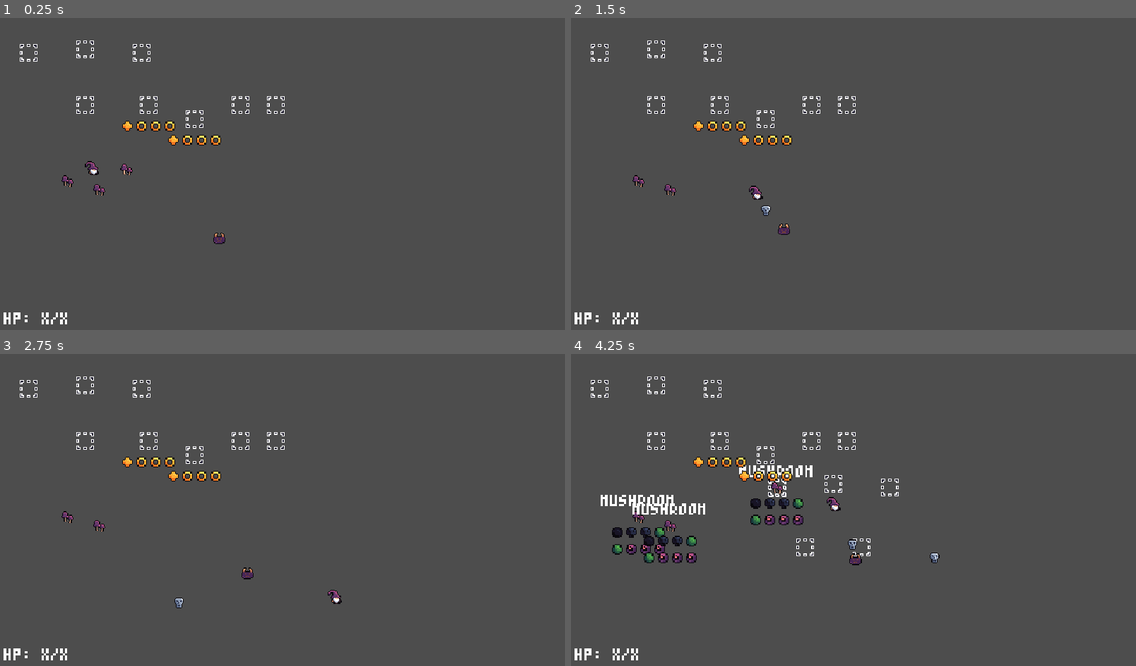
Above: before the commit, frames 1-4 (two rows, left to right).
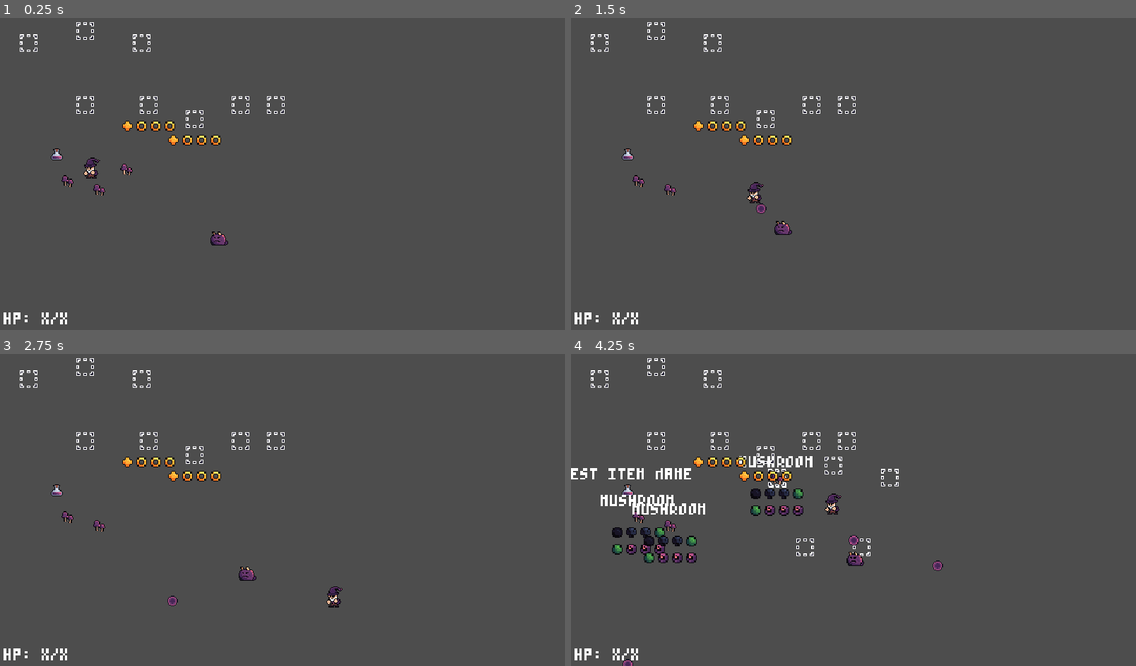
Above: after the commit, the same moments.

Repository: Felix1Stein/godot-alchemist-renew
Game: Godot game, scene res://Scenes/main.tscn
Same seed, same stepped clock (60 frames per second), same inputs: the game is played once before the commit and once after it.
Inputs (mouse positions are in pixels of both pictures, inside the frame that each line leads up to):
- Up to frame 1 (0.25 s): no input
- Up to frame 2 (1.5 s): tap Enter at 0.5 s; move the mouse to (977, 155) at 0.52 s; hold D (move_right_p1) 0.53-1.28 s; right-click (977, 155) at 0.6 s; move the mouse to (740, 186) at 1.27 s; hold S (move_down_p1) from 1.28 s (still down); click (740, 186) at 1.35 s
- Up to frame 3 (2.75 s): move the mouse to (339, 438) at 2.02 s; release S (move_down_p1) at 2.03 s; hold D (move_right_p1) from 2.03 s (still down); tap Shift (dash_p1) at 2.1 s
- Up to frame 4 (4.25 s): move the mouse to (825, 572) at 2.77 s; release D (move_right_p1) at 2.78 s; hold W (move_up_p1) 2.78-3.53 s; tap E (interact_p1) at 2.85 s; move the mouse to (1023, 553) at 3.52 s; hold A (move_left_p1) from 3.53 s (still down); tap K (toggle_tooltips) at 3.6 s; tap Ctrl (toggle_inventory_p1) at 4.15 s

The runs differ from the first frame. In frame 1, 0.6% of the frame differs, in the area x 3-41%, y 1-73%; in frame 2, 0.7%; in frame 3, 0.7%; in frame 4, 2.5%, in the area x 0-66%, y 1-100%.

Commit message:
Improved Enemy and Projectiles

Diff:
--- a/Prefabs/Ingredient.tscn
+++ b/Prefabs/Ingredient.tscn
@@ -7,6 +7,8 @@
 radius = 8.0
 
 [node name="Ingredient" type="Area2D" node_paths=PackedStringArray("item_renderer")]
+collision_layer = 8
+collision_mask = 16
 script = ExtResource("2_anlel")
 item_renderer = NodePath("IngredientRenderer")
 
--- a/Prefabs/Inventory.tscn
+++ b/Prefabs/Inventory.tscn
@@ -4,7 +4,7 @@
 [ext_resource type="Texture2D" uid="uid://c1gi4nig56rx" path="res://Assets/UserInterface/TriggerArea.png" id="2_skgp0"]
 
 [sub_resource type="CircleShape2D" id="CircleShape2D_yp4ax"]
-radius = 8.0
+radius = 12.0
 
 [node name="Inventory" type="Area2D" node_paths=PackedStringArray("item_slot_node", "item_selector_node", "drop_position_node")]
 collision_layer = 8
@@ -15,7 +15,7 @@
 drop_position_node = NodePath("ItemDropPosition")
 
 [node name="ItemDropPosition" type="Node2D" parent="."]
-position = Vector2(0, -21)
+position = Vector2(0, -29)
 
 [node name="CollisionShape2D" type="CollisionShape2D" parent="."]
 shape = SubResource("CircleShape2D_yp4ax")
@@ -30,17 +30,17 @@
 
 [node name="Slot0" type="Sprite2D" parent="ItemSlotNode"]
 texture_filter = 1
-position = Vector2(-64, -20)
+position = Vector2(-64, -31)
 texture = ExtResource("2_skgp0")
 
 [node name="Slot1" type="Sprite2D" parent="ItemSlotNode"]
 texture_filter = 1
-position = Vector2(0, -24)
+position = Vector2(0, -45)
 texture = ExtResource("2_skgp0")
 
 [node name="Slot2" type="Sprite2D" parent="ItemSlotNode"]
 texture_filter = 1
-position = Vector2(64, -20)
+position = Vector2(64, -31)
 texture = ExtResource("2_skgp0")
 
 [connection signal="area_entered" from="." to="." method="_on_area_entered"]
--- a/Prefabs/Inventory_Equipment.tscn
+++ b/Prefabs/Inventory_Equipment.tscn
@@ -4,7 +4,7 @@
 [ext_resource type="Texture2D" uid="uid://c1gi4nig56rx" path="res://Assets/UserInterface/TriggerArea.png" id="2_ovwhm"]
 
 [sub_resource type="CircleShape2D" id="CircleShape2D_yp4ax"]
-radius = 8.0
+radius = 12.0
 
 [node name="Equipment_Inventory" type="Area2D" node_paths=PackedStringArray("item_slot_node", "item_selector_node", "drop_position_node")]
 collision_layer = 8
--- a/Prefabs/Item.tscn
+++ b/Prefabs/Item.tscn
@@ -7,6 +7,8 @@
 radius = 6.0
 
 [node name="Item" type="Area2D" node_paths=PackedStringArray("item_renderer")]
+collision_layer = 16
+collision_mask = 8
 script = ExtResource("1_kcuyx")
 item_renderer = NodePath("ItemRenderer")
 
--- a/Prefabs/Player.tscn
+++ b/Prefabs/Player.tscn
@@ -5,21 +5,21 @@
 [ext_resource type="Script" path="res://Scripts/Components/PlayerMovement.gd" id="3_tkdwy"]
 [ext_resource type="Script" path="res://Scripts/Components/PlayerInventoryManager.gd" id="4_2ajif"]
 [ext_resource type="Script" path="res://Scripts/Components/AttackManager.gd" id="4_ge5q2"]
-[ext_resource type="Texture2D" uid="uid://cy2xl0vwco18c" path="res://Assets/Characters/Wizzard.png" id="4_kcavx"]
 [ext_resource type="PackedScene" uid="uid://df3h7qev1b10s" path="res://Prefabs/Projectile.tscn" id="5_m6eus"]
 [ext_resource type="PackedScene" uid="uid://ca66btq5a5yue" path="res://Prefabs/Inventory.tscn" id="5_q7ju7"]
 [ext_resource type="PackedScene" uid="uid://dwrxxsspbsq1f" path="res://Prefabs/Inventory_Equipment.tscn" id="6_2u3sn"]
+[ext_resource type="Texture2D" uid="uid://cf48xwu5vrih4" path="res://Assets/Characters/WizzardLarge.png" id="7_1u6t6"]
 [ext_resource type="Script" path="res://Scripts/Components/HealthManager.gd" id="8_lpnq2"]
 [ext_resource type="Script" path="res://Scripts/Components/DamageManager.gd" id="9_ulep0"]
 
 [sub_resource type="RectangleShape2D" id="RectangleShape2D_vmpq1"]
-size = Vector2(16, 16)
+size = Vector2(14, 21)
 
 [sub_resource type="RectangleShape2D" id="RectangleShape2D_h1nrs"]
-size = Vector2(18, 19)
+size = Vector2(16, 23)
 
 [sub_resource type="RectangleShape2D" id="RectangleShape2D_7v2hc"]
-size = Vector2(18, 19)
+size = Vector2(18, 24)
 
 [node name="Player" type="CharacterBody2D" node_paths=PackedStringArray("player_movement", "player_inventory_manager", "sprite", "health_manager", "damage_manager")]
 script = ExtResource("1_0hqv5")
@@ -54,9 +54,11 @@
 
 [node name="Sprite" type="Sprite2D" parent="."]
 texture_filter = 1
-texture = ExtResource("4_kcavx")
+position = Vector2(-0.5, 0)
+texture = ExtResource("7_1u6t6")
 
 [node name="CollisionBox" type="CollisionShape2D" parent="."]
+position = Vector2(-1, 0.5)
 shape = SubResource("RectangleShape2D_vmpq1")
 debug_color = Color(0, 0, 0, 0.454902)
 
@@ -67,7 +69,7 @@
 faction = 0
 
 [node name="Hurtbox" type="CollisionShape2D" parent="HealthManager"]
-position = Vector2(0, 0.5)
+position = Vector2(-1, 0.5)
 shape = SubResource("RectangleShape2D_h1nrs")
 debug_color = Color(0.921569, 0, 0.254902, 0.227451)
 
@@ -78,7 +80,7 @@
 faction = 0
 
 [node name="Attackbox" type="CollisionShape2D" parent="DamageManager"]
-position = Vector2(0, 0.5)
+position = Vector2(-1, 0)
 shape = SubResource("RectangleShape2D_7v2hc")
 debug_color = Color(0.87451, 0.34902, 0.294118, 0.270588)
 
--- a/Prefabs/Potion.tscn
+++ b/Prefabs/Potion.tscn
@@ -7,6 +7,8 @@
 radius = 8.0
 
 [node name="Potion" type="Area2D" node_paths=PackedStringArray("item_renderer")]
+collision_layer = 8
+collision_mask = 16
 script = ExtResource("1_pp1sa")
 item_renderer = NodePath("IngredientRenderer")
 
--- a/Prefabs/Projectile.tscn
+++ b/Prefabs/Projectile.tscn
@@ -1,10 +1,10 @@
 [gd_scene load_steps=10 format=3 uid="uid://df3h7qev1b10s"]
 
 [ext_resource type="Script" path="res://Scripts/Components/Projectile.gd" id="1_rs14p"]
-[ext_resource type="Texture2D" uid="uid://b0djf7ak4wsq2" path="res://Assets/Characters/Skull.png" id="2_1s5g2"]
 [ext_resource type="Script" path="res://Scripts/DataContainers/ProjectileData.gd" id="2_je5i6"]
 [ext_resource type="Script" path="res://Scripts/DataContainers/DamageData.gd" id="2_oup66"]
 [ext_resource type="Script" path="res://Scripts/Components/DamageManager.gd" id="3_j30aw"]
+[ext_resource type="Texture2D" uid="uid://brvvwowvcrm4o" path="res://Assets/Projectiles/ProjectileVioletLarge.png" id="4_ctp4j"]
 
 [sub_resource type="Resource" id="Resource_j5oat"]
 script = ExtResource("2_oup66")
@@ -23,13 +23,14 @@
 radius = 6.0
 
 [node name="Projectile" type="Area2D" node_paths=PackedStringArray("damage_manager")]
+collision_layer = 16
 script = ExtResource("1_rs14p")
 projectile_data = SubResource("Resource_cgjky")
 damage_manager = NodePath("DamageManager")
 
 [node name="Sprite" type="Sprite2D" parent="."]
 texture_filter = 1
-texture = ExtResource("2_1s5g2")
+texture = ExtResource("4_ctp4j")
 
 [node name="CollisionBox" type="CollisionShape2D" parent="."]
 shape = SubResource("CircleShape2D_ta8mo")
--- a/Resources/PlayerResource.tres
+++ b/Resources/PlayerResource.tres
@@ -6,7 +6,7 @@
 [ext_resource type="Script" path="res://Scripts/DataContainers/InputBindingData.gd" id="3_itskq"]
 [ext_resource type="Script" path="res://Scripts/DataContainers/InventoryData.gd" id="3_t2xli"]
 [ext_resource type="Script" path="res://Scripts/DataContainers/PlayerData.gd" id="4_epkx2"]
-[ext_resource type="Texture2D" uid="uid://cy2xl0vwco18c" path="res://Assets/Characters/Wizzard.png" id="5_w4rja"]
+[ext_resource type="Texture2D" uid="uid://cf48xwu5vrih4" path="res://Assets/Characters/WizzardLarge.png" id="7_ohhvg"]
 
 [sub_resource type="Curve" id="Curve_sml6q"]
 max_value = 6.0
@@ -57,7 +57,7 @@
 [resource]
 script = ExtResource("4_epkx2")
 player_name = "PLAYER 1"
-texture = ExtResource("5_w4rja")
+texture = ExtResource("7_ohhvg")
 health = SubResource("Resource_qgn7e")
 damage = SubResource("Resource_rihn4")
 inventory = SubResource("Resource_vr7hp")
--- a/Scenes/main.tscn
+++ b/Scenes/main.tscn
@@ -10,14 +10,25 @@
 [ext_resource type="FontFile" uid="uid://cutaxq6g3wp0b" path="res://Assets/Fonts/MonoSpaceMicroFont.png" id="6_iq147"]
 [ext_resource type="PackedScene" uid="uid://dru6iisxs5fu1" path="res://Prefabs/PotionGenerationPipeline/PotionCreator.tscn" id="6_k8wag"]
 [ext_resource type="Script" path="res://Scripts/Components/EnemyBehavior.gd" id="7_aslfw"]
-[ext_resource type="Texture2D" uid="uid://bmeaqe0n2f7ks" path="res://Assets/Characters/Devil_Violet.png" id="7_ebt43"]
 [ext_resource type="Script" path="res://Scripts/DataContainers/PotionData.gd" id="8_33twk"]
 [ext_resource type="Script" path="res://Scripts/Components/TargetChecker.gd" id="8_hrs4x"]
+[ext_resource type="Script" path="res://Scripts/DataContainers/HealthData.gd" id="8_msk3r"]
 [ext_resource type="Script" path="res://Scripts/Components/AttackManager.gd" id="8_wrfba"]
 [ext_resource type="PackedScene" uid="uid://df3h7qev1b10s" path="res://Prefabs/Projectile.tscn" id="9_yf2lg"]
+[ext_resource type="Script" path="res://Scripts/Components/HealthManager.gd" id="11_gl1ft"]
+[ext_resource type="Texture2D" uid="uid://bluu31wvkf88l" path="res://Assets/Characters/ThornedVioletSlime.png" id="12_mi0ji"]
+[ext_resource type="PackedScene" uid="uid://cgvc4m4s8kl3e" path="res://Prefabs/Potion.tscn" id="13_joau8"]
+[ext_resource type="Script" path="res://Scripts/DataContainers/DamageData.gd" id="14_dh0jn"]
+[ext_resource type="Script" path="res://Scripts/DataContainers/ProjectileData.gd" id="15_0a5sb"]
+[ext_resource type="Texture2D" uid="uid://iqq5agn1ns1d" path="res://Assets/Items/Item_Potion_Violet.png" id="16_b3534"]
 
 [sub_resource type="CircleShape2D" id="CircleShape2D_rqhpy"]
 radius = 12.0
+
+[sub_resource type="Resource" id="Resource_wjxl1"]
+script = ExtResource("8_msk3r")
+max_health_points = 3
+health_points = 3
 
 [sub_resource type="Resource" id="Resource_jimux"]
 script = ExtResource("8_33twk")
@@ -28,11 +39,35 @@
 description = "ITEM DESCRIPTION"
 gold_value = 0
 
-[sub_resource type="CircleShape2D" id="CircleShape2D_n7fop"]
-radius = 7.0
+[sub_resource type="RectangleShape2D" id="RectangleShape2D_ltvhh"]
+size = Vector2(20, 16)
+
+[sub_resource type="RectangleShape2D" id="RectangleShape2D_hv3hc"]
+size = Vector2(22, 18)
 
 [sub_resource type="CircleShape2D" id="CircleShape2D_1bstd"]
 radius = 1.0
+
+[sub_resource type="Resource" id="Resource_16npd"]
+script = ExtResource("14_dh0jn")
+contact_damage = 1
+
+[sub_resource type="Resource" id="Resource_i6ypg"]
+script = ExtResource("15_0a5sb")
+damage = SubResource("Resource_16npd")
+speed = 100.0
+destroy_on_contact = true
+
+[sub_resource type="Resource" id="Resource_xn05u"]
+script = ExtResource("8_33twk")
+max_uses = 25
+uses = 25
+usage_delay = 0.5
+projectile_data = SubResource("Resource_i6ypg")
+name = "TEST ITEM NAME"
+description = "TEST ITEM DESCRIPTION"
+texture = ExtResource("16_b3534")
+gold_value = 0
 
 [node name="MainScene" type="Node2D"]
 
@@ -53,9 +88,11 @@
 [node name="TinyDevil" type="Area2D" parent="Entities" groups=["Enemy"]]
 position = Vector2(248, 256)
 
-[node name="EnemyBehavior" type="Node" parent="Entities/TinyDevil" node_paths=PackedStringArray("attack_manager")]
+[node name="EnemyBehavior" type="Node" parent="Entities/TinyDevil" node_paths=PackedStringArray("attack_manager", "health_manager")]
 script = ExtResource("7_aslfw")
+health_data = SubResource("Resource_wjxl1")
 attack_manager = NodePath("../AttackManager")
+health_manager = NodePath("../HealthManager")
 potion = SubResource("Resource_jimux")
 
 [node name="AttackManager" type="Node" parent="Entities/TinyDevil"]
@@ -63,7 +100,16 @@
 projectile_prefab = ExtResource("9_yf2lg")
 
 [node name="CollisionBox" type="CollisionShape2D" parent="Entities/TinyDevil"]
-shape = SubResource("CircleShape2D_n7fop")
+shape = SubResource("RectangleShape2D_ltvhh")
+
+[node name="HealthManager" type="Area2D" parent="Entities/TinyDevil"]
+collision_layer = 2
+collision_mask = 4
+script = ExtResource("11_gl1ft")
+
+[node name="Hurtbox" type="CollisionShape2D" parent="Entities/TinyDevil/HealthManager"]
+shape = SubResource("RectangleShape2D_hv3hc")
+debug_color = Color(0.921569, 0, 0.254902, 0.227451)
 
 [node name="TargetChecker" type="Area2D" parent="Entities/TinyDevil" node_paths=PackedStringArray("influence_box")]
 collision_layer = 8
@@ -77,10 +123,13 @@
 
 [node name="Sprite" type="Sprite2D" parent="Entities/TinyDevil"]
 texture_filter = 1
-texture = ExtResource("7_ebt43")
-offset = Vector2(0, -0.5)
+texture = ExtResource("12_mi0ji")
 
 [node name="Items" type="Node2D" parent="."]
+
+[node name="Potion" parent="Items" instance=ExtResource("13_joau8")]
+position = Vector2(64, 160)
+item_data = SubResource("Resource_xn05u")
 
 [node name="Ingredient" parent="Items" instance=ExtResource("1_nll84")]
 position = Vector2(76, 190)
--- a/Scripts/Components/EnemyBehavior.gd
+++ b/Scripts/Components/EnemyBehavior.gd
@@ -4,8 +4,10 @@
 @export var speed : float = 50
 @export var engage_min_distance : float = 75
 @export var retreat_max_distance : float = 50
+@export var health_data : HealthData
 
 @export var attack_manager : AttackManager
+@export var health_manager : HealthManager
 @export var potion : PotionData
 
 var target : Node2D = null
@@ -19,6 +21,7 @@
 # Ready
 func _ready():
 	anchor_position = get_parent().position
+	health_manager.health_data = health_data
 
 
 # Physics process
--- a/project.godot
+++ b/project.godot
@@ -90,3 +90,9 @@
 2d_physics/layer_2="HealthComponents"
 2d_physics/layer_3="DamageComponents"
 2d_physics/layer_4="Trigger"
+2d_physics/layer_5="Projectiles"
+2d_physics/layer_6="Items"
+
+[rendering]
+
+textures/canvas_textures/default_texture_filter=0
Binary file removed: Assets/Characters/Devil_Violet.png
Binary file added: Assets/Characters/ThornedVioletSlime.png
Not shown, added: Assets/Characters/ThornedVioletSlime.png.import
Binary file added: Assets/Characters/WizzardLarge.png
Not shown, added: Assets/Characters/WizzardLarge.png.import
Binary file added: Assets/Projectiles/ProjectileVioletLarge.png
Not shown, changed: Assets/Projectiles/ProjectileVioletLarge.png.import
Binary file added: Assets/Projectiles/Projectile_Violet.png
Not shown, changed: Assets/Projectiles/Projectile_Violet.png.import
Renamed: Assets/Characters/Skull.png -> Assets/Projectiles/Skull.png
Not shown, added: Assets/Projectiles/Skull.png.import
Not shown: 1 places in Scenes/main.tscn that only renumber resources
